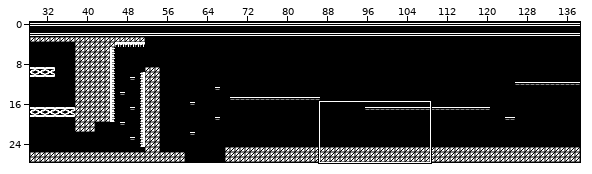
An edit to a level. Tiled map, res/level_test2.tmx. The picture above shows the old version from afar; the outline marks the close-up.
Close-up. Before the commit:
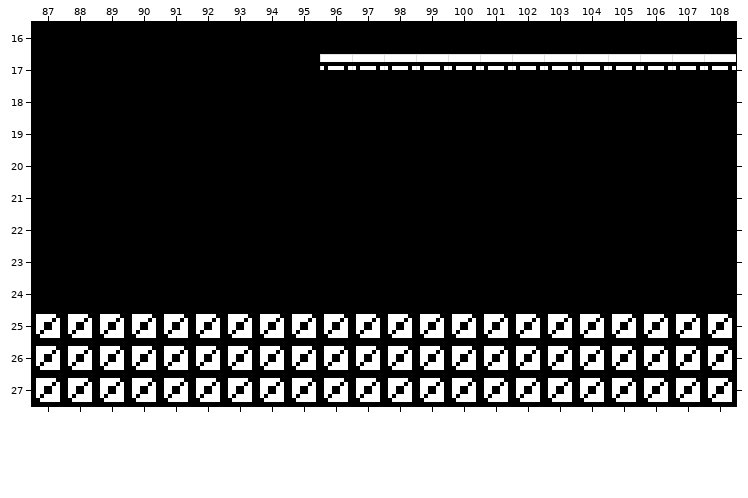
Cells are 8x8 px. Shown: x 87..108, y 16..27. The commit also changed other parts of the map, which this record leaves out.
After:
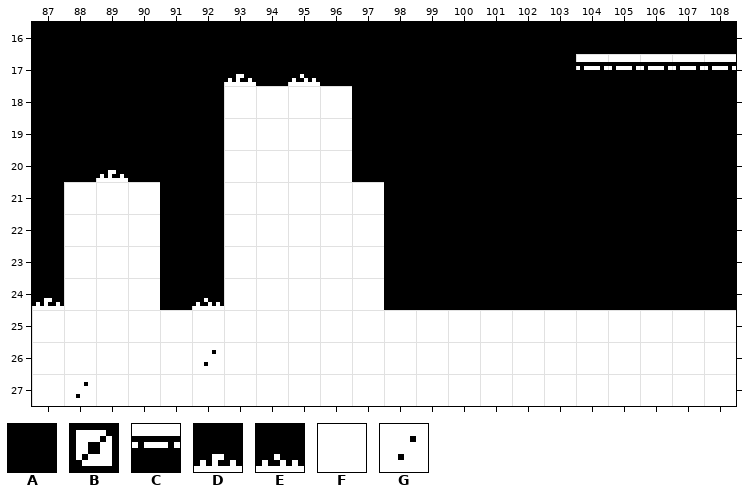
Key: from "tileset": A 0, B 1, C 2, D 12, E 13, F 20, G 21.
_ is an empty cell, . an unchanged one.
From old to new:
--- layer "LevelDesign"
@@ x 87..108 @@
-17 ......A.ACCCCCCCC.....
-18 ......AAAA............
-19 ......AAAA............
-20 ..A...AAAA............
-21 .AAA..AAAAA...........
-22 .AAA..AAAAA...........
-23 .AAA..AAAAA...........
-24 AAAA.AAAAAA...........
-25 BBBBBBBBBBBBBBBBBBBBBB
-26 BBBBBBBBBBBBBBBBBBBBBB
-27 BBBBBBBBBBBBBBBBBBBBBB
+17 ......D.EAAAAAAAA.....
+18 ......FFFF............
+19 ......FFFF............
+20 ..D...FFFF............
+21 .FFF..FFFFF...........
+22 .FFF..FFFFF...........
+23 .FFF..FFFFF...........
+24 DFFF.EFFFFF...........
+25 FFFFFFFFFFFFFFFFFFFFFF
+26 FFFFFGFFFFFFFFFFFFFFFF
+27 FGFFFFFFFFFFFFFFFFFFFF
